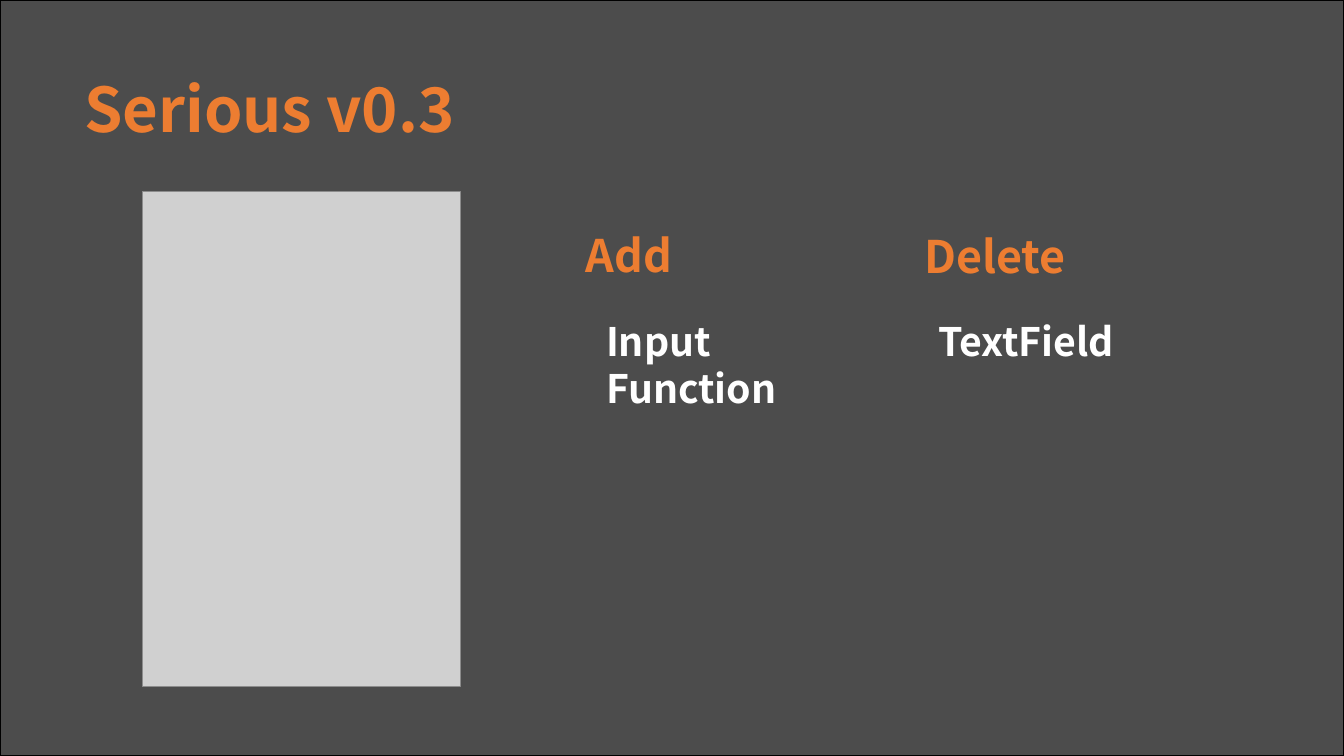
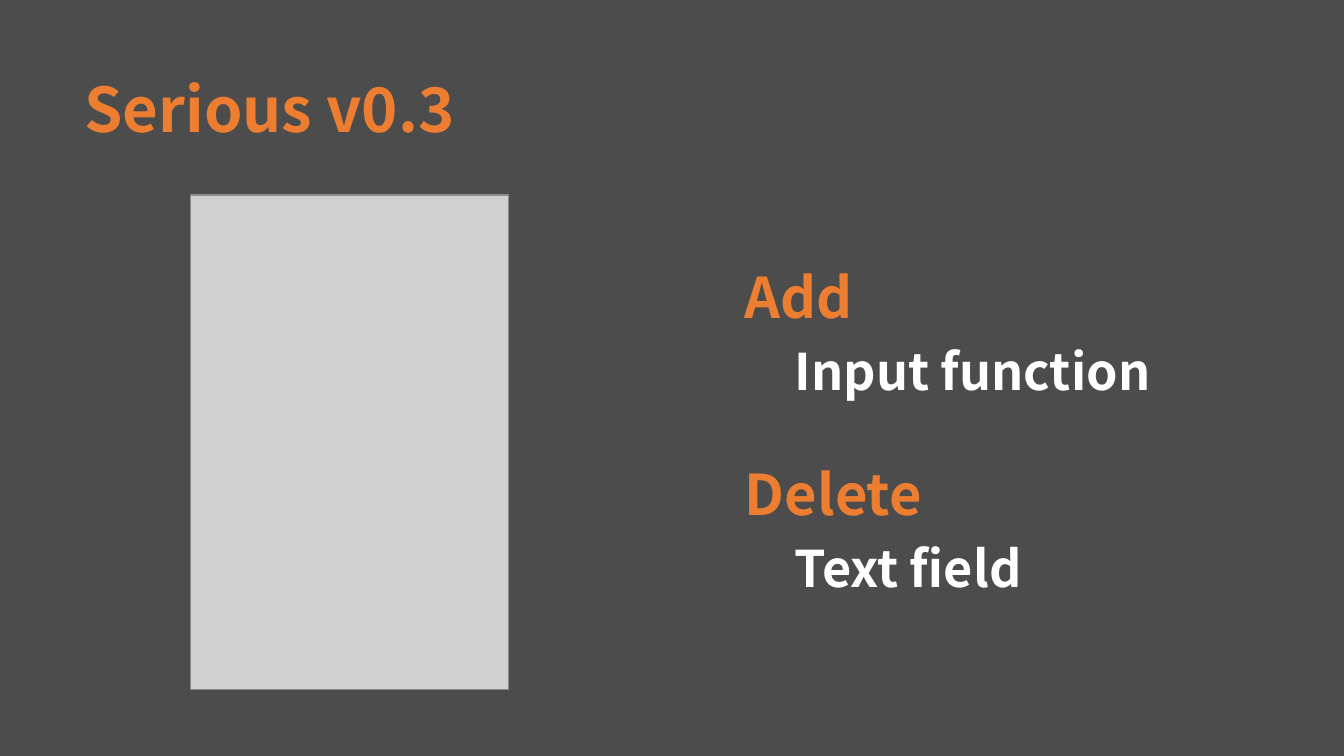
Before and after one commit to hbseo/desktop_calculator, a slide deck: slide 9 of simpsons.pptx. Drawn at 1344x756 pixels with LibreOffice and Linux fonts; fonts in the diff are those of the drawing; grey boxes stand for pictures. Boxes give left, top, right and bottom in pixels: in the first picture for what was removed or moved away, otherwise in the second. Text is boxed around its words. In the diff, an @@ line names an element or a change of style, - is before the commit and + after.

```diff
--- a/simpsons.pptx
+++ b/simpsons.pptx
@@ background #FFFFFF to #4C4C4C @@
@@ rectangle removed at (0,0,1344,756) @@
@@ picture: place and size @@
-picture at (143,192,461,687)
+picture at (191,196,508,691)
@@ text "Add": place and size @@
-text "Add" at (586,236,672,273)
+text "Add" at (745,273,853,319)
@@ text "Add" at (745,273,853,319): size 32 to 40 pt @@
@@ text removed at (938,324,1114,357) @@
-TextField
@@ text at (795,349,1151,401): text changed; size 28 to 36 pt @@
-Input Function
+Input function
@@ text "Delete" at (745,470,922,516): size 32 to 40 pt @@
@@ text "Delete": place and size @@
-text "Delete" at (924,237,1066,274)
+text "Delete" at (745,470,922,516)
@@ text added at (795,546,1022,588), 36 pt, text #FFFFFF, bold @@
+Text field
```
Also in this commit, not shown: 11 other slides changed, 1 slide added, 1 slide removed.
